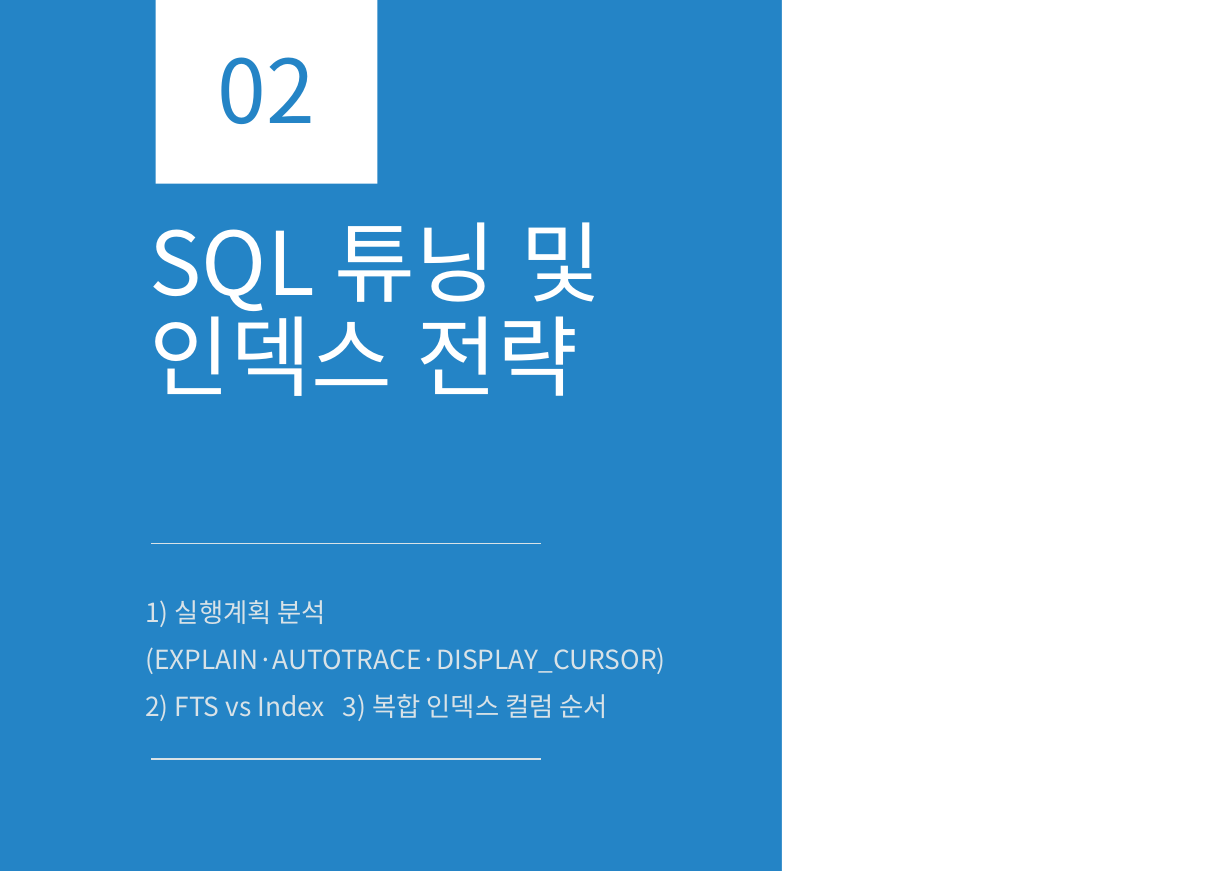
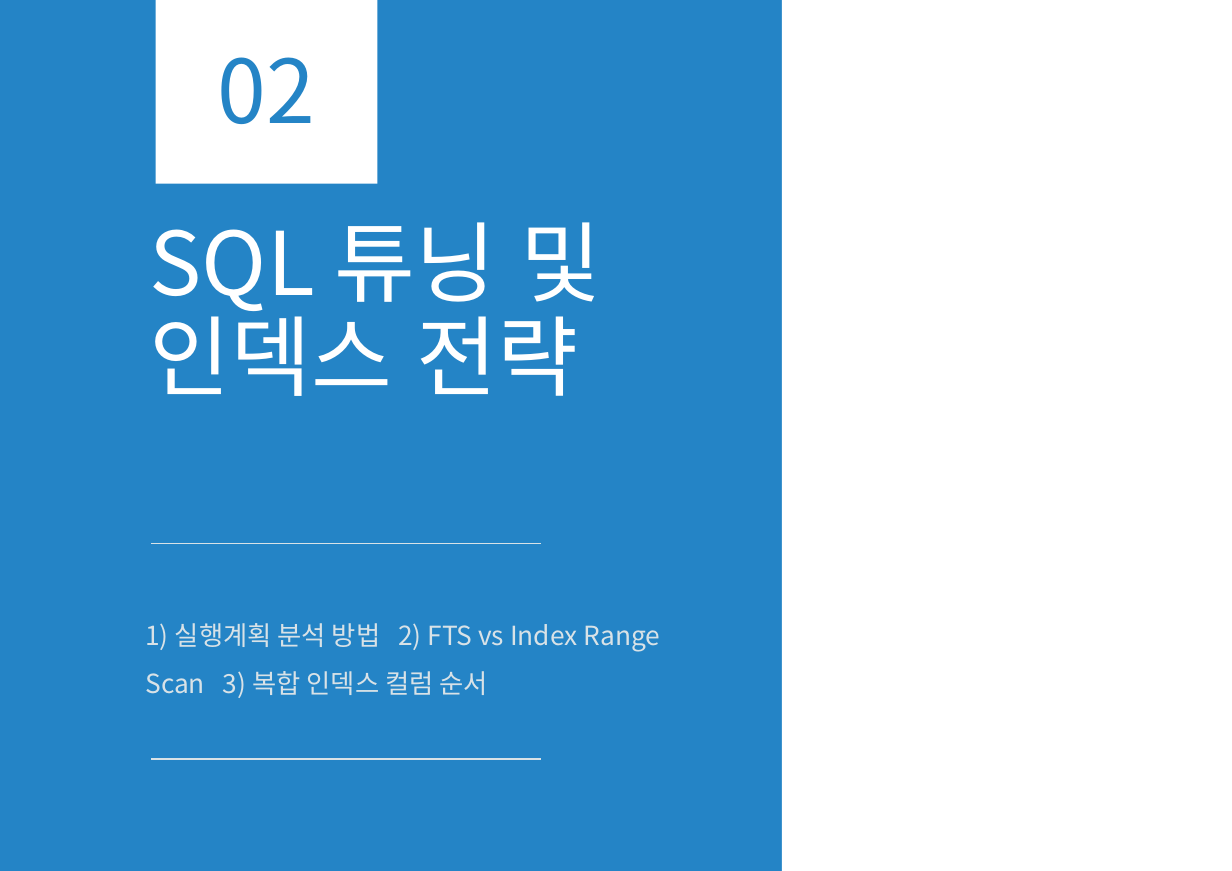
Before and after one commit to olmas70/slides, a slide deck: slide 23 of ppt/BO_DB운영_발표.pptx (slide 6 before the commit). Drawn at 1232x871 pixels with LibreOffice and Linux fonts; fonts in the diff are those of the drawing. Boxes give left, top, right and bottom in pixels: in the first picture for what was removed or moved away, otherwise in the second. Text is boxed around its words. In the diff, an @@ line names an element or a change of style, - is before the commit and + after.

```diff
--- a/ppt/BO_DB운영_발표.pptx
+++ b/ppt/BO_DB운영_발표.pptx
@@ text at [145, 623, 661, 698]: text changed @@
-1) 실행계획 분석(EXPLAIN·AUTOTRACE·DISPLAY_CURSOR) 2) FTS vs Index 3) 복합 인덱스 컬럼 순서
+1) 실행계획 분석 방법 2) FTS vs Index Range Scan 3) 복합 인덱스 컬럼 순서
```
Also in this commit, not shown: 8 other slides changed, 48 slides added.
